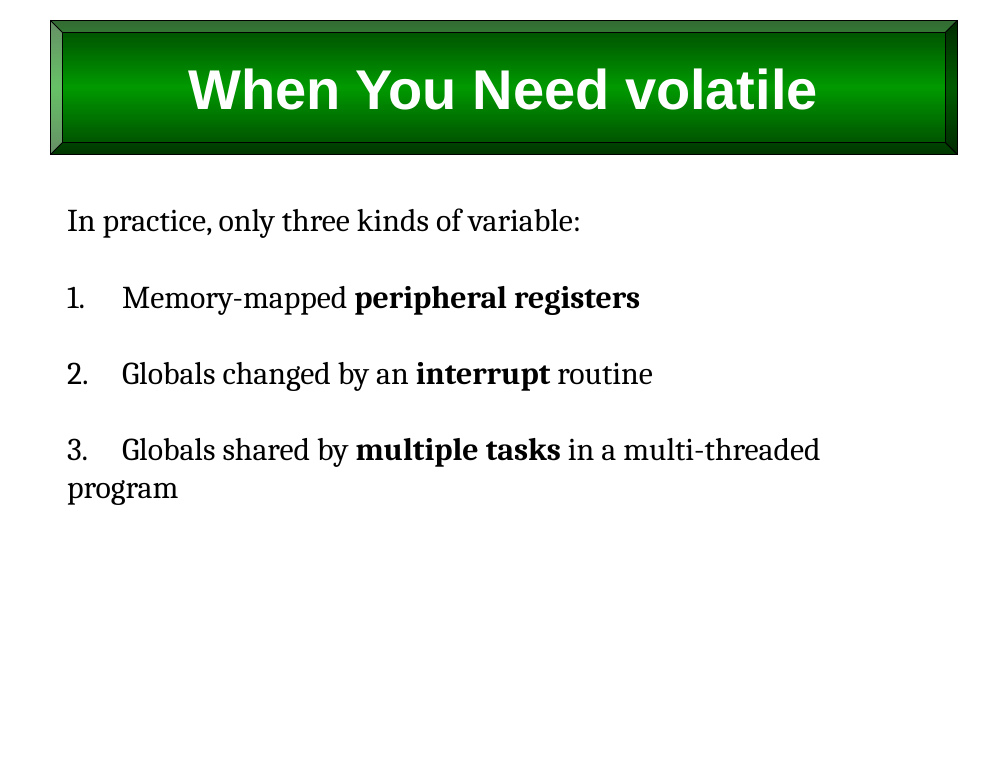
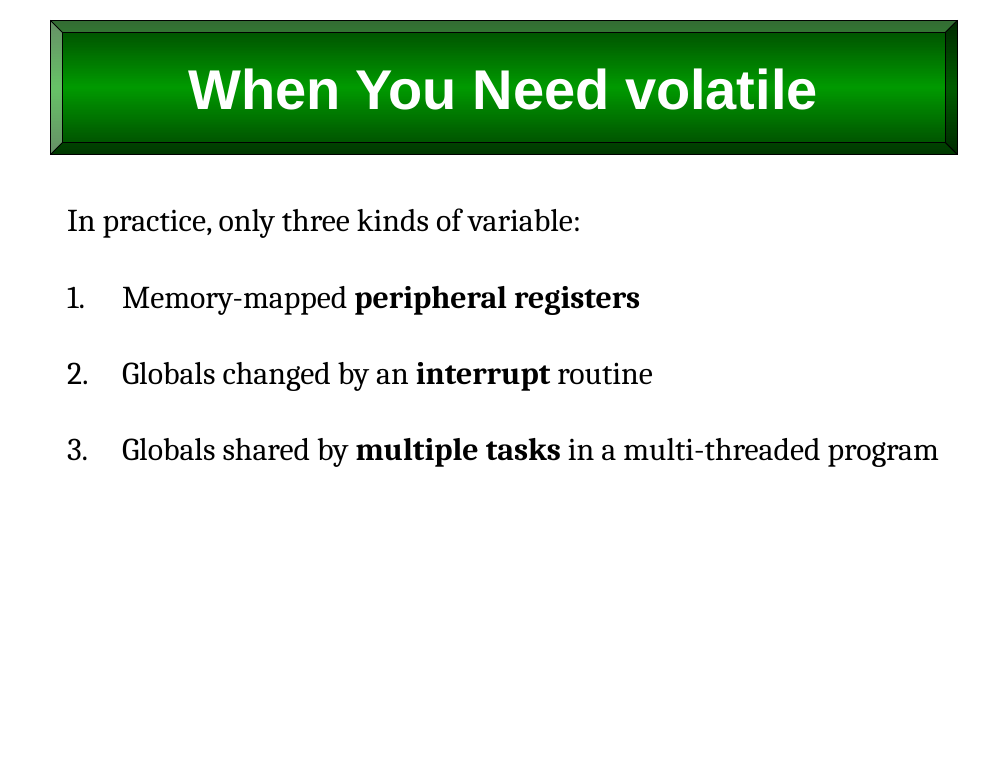
Before and after one commit to billswartz7/IntroToProgramming, a slide deck: slide 68 of Slides/L10_Scope-and-Persistence.pptx. Drawn at 1008x779 pixels with LibreOffice and Linux fonts; fonts in the diff are those of the drawing. Boxes give left, top, right and bottom in pixels: in the first picture for what was removed or moved away, otherwise in the second. Text is boxed around its words. In the diff, an @@ line names an element or a change of style, - is before the commit and + after.

Commit message:
Added globals code and updated L10 and L11

```diff
--- a/Slides/L10_Scope-and-Persistence.pptx
+++ b/Slides/L10_Scope-and-Persistence.pptx
@@ text "In practice, only three kinds ..." rewrapped from (67,208,820,505) to (67,208,939,467) @@
```
Also in this commit, not shown: 7 other slides changed, 8 other files.
